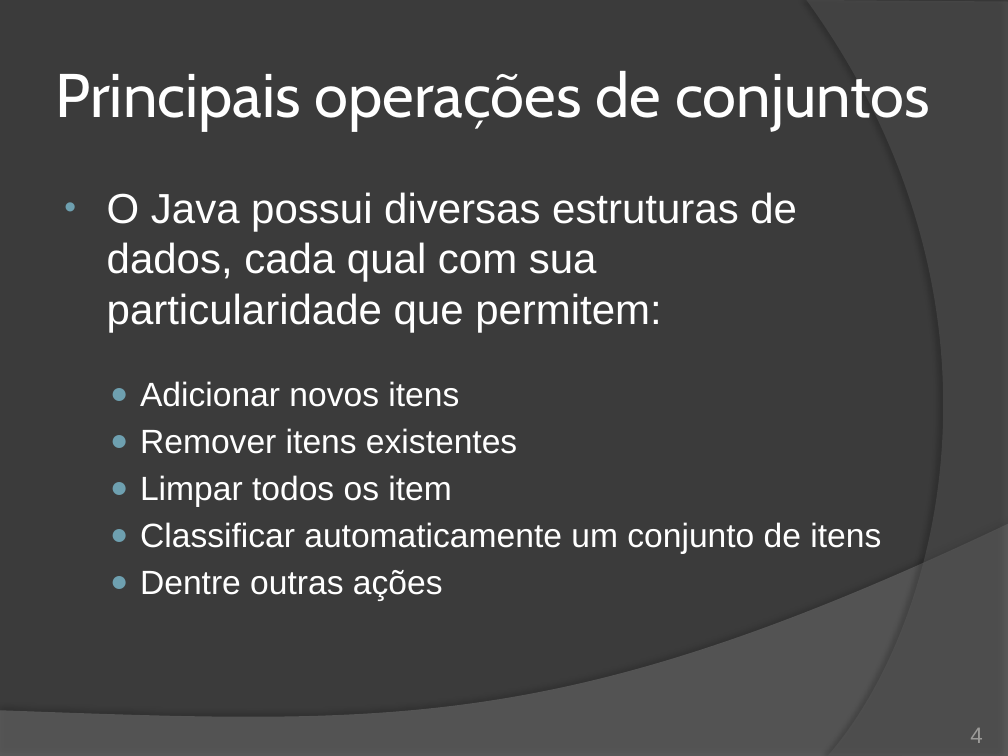
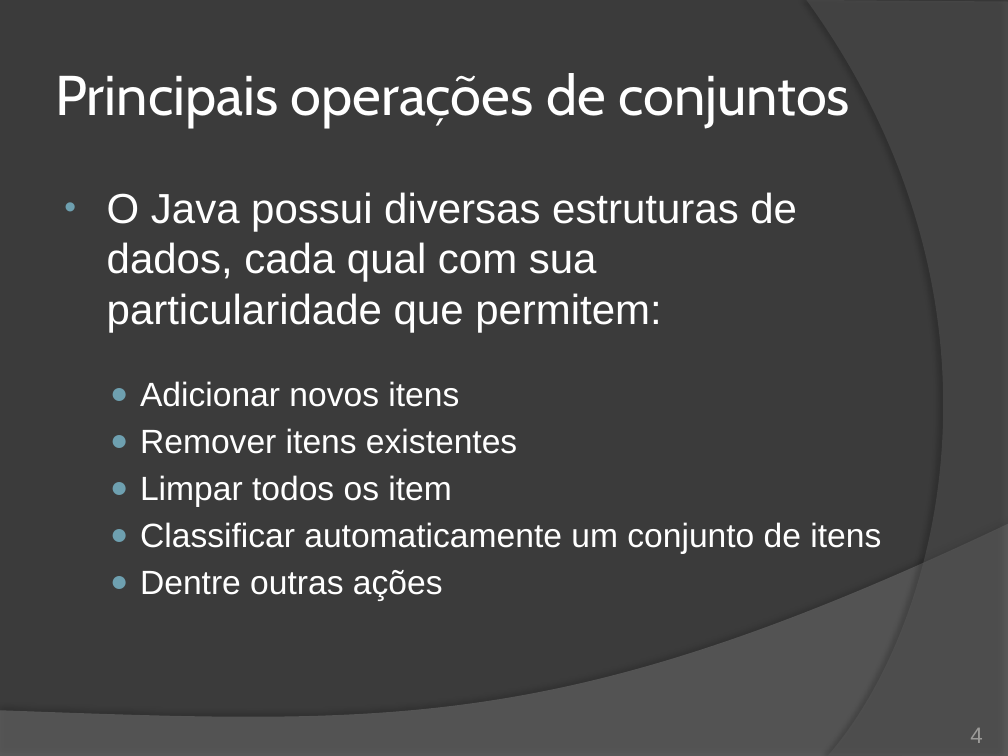
Before and after one commit to duchesqui/slzvieira-training, a slide deck: slide 4 of 2-Java-Programmer-Modulo-II/10.Capitulo04.pptx. Drawn at 1008x756 pixels with LibreOffice and Linux fonts; fonts in the diff are those of the drawing. Boxes give left, top, right and bottom in pixels: in the first picture for what was removed or moved away, otherwise in the second. Text is boxed around its words. In the diff, an @@ line names an element or a change of style, - is before the commit and + after.

```diff
--- a/2-Java-Programmer-Modulo-II/10.Capitulo04.pptx
+++ b/2-Java-Programmer-Modulo-II/10.Capitulo04.pptx
@@ title "Principais operações de conjuntos" at [55,73,850,128]: size 44 to 40 pt @@
```
Also in this commit, not shown: 6 other slides changed, 7 other files.
